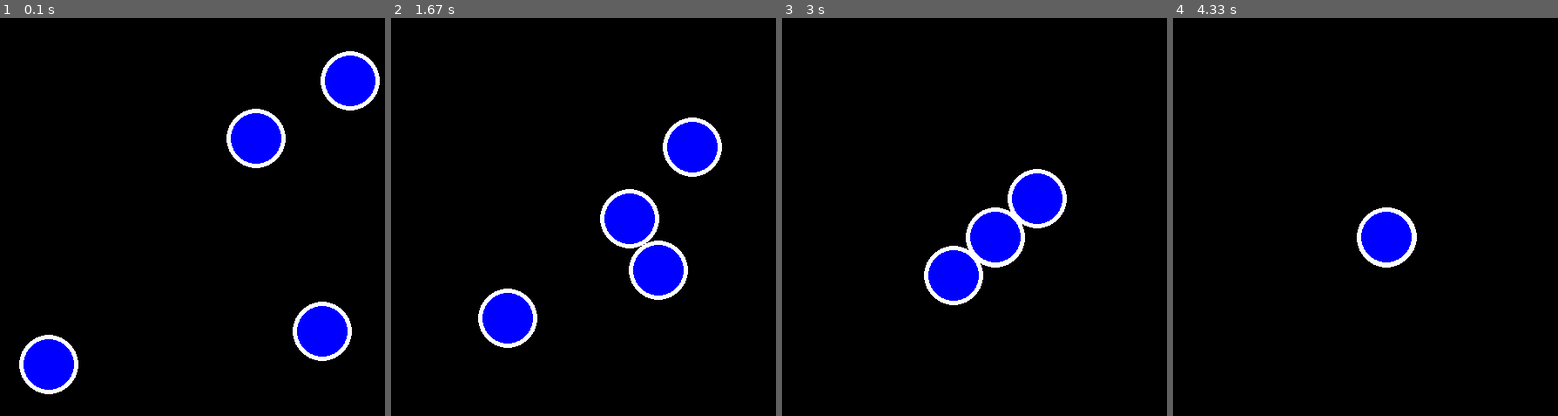
Above: before the commit, frames 1-4 (left to right).
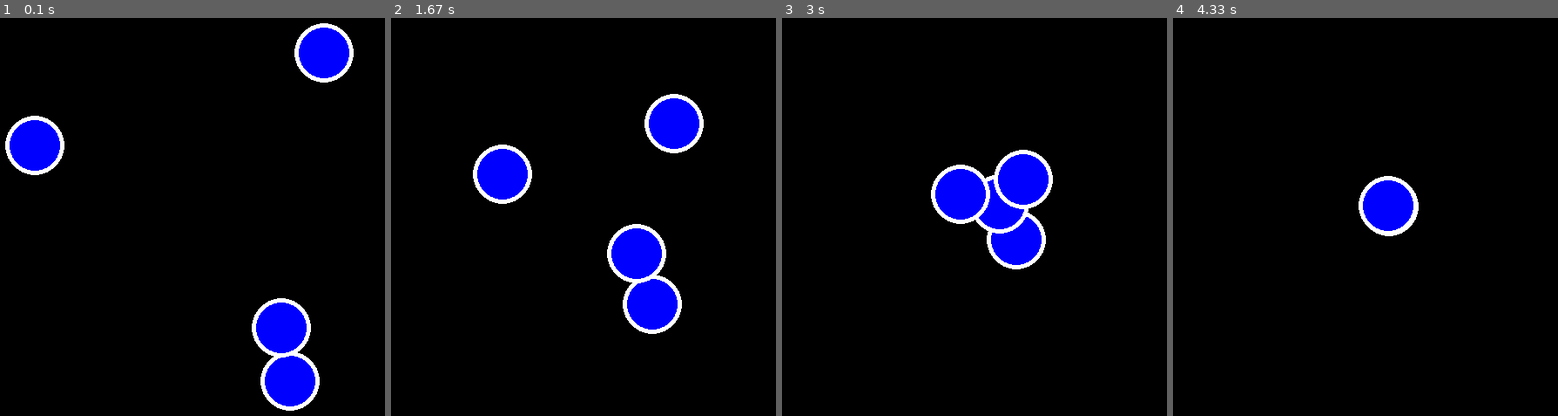
Above: after the commit, the same moments.

Repository: lnyaki/neural_nets
Game: pygame game, started from src/pygameTest.py
Two runs of this game, one before a commit and one after it. Both use one fixed random seed, a clock stepped at 60 frames per second and the inputs below.
Inputs:
- Up to frame 1 (0.1 s): no input
- Up to frame 2 (1.67 s): no input
- Up to frame 3 (3 s): no input
- Up to frame 4 (4.33 s): no input

The runs differ from the first frame. In frame 1, 13% of the frame differs, in the area x 1-99%, y 1-99%; in frame 2, 10%; in frame 3, 7.3%; in frame 4, 2.6%.

Commit message:
Last corrections before implementation of layers

Diff:
--- a/src/artificialNeuron.py
+++ b/src/artificialNeuron.py
@@ -46,8 +46,9 @@
 		#if(self.minimalMovementAchieved(self.futureMove) and vectorOperations.vectorBiggerThan(self.futureMove,(1,1))):
 		if(self.minimalMovementAchieved(self.futureMove)):
 
+			roundingDecimals = 2
 
-			if not vectorOperations.isOppositeVector(self.previousMovement,self.futureMove):
+			if not vectorOperations.isOppositeVector(self.previousMovement,self.futureMove, roundingDecimals):
 				print("Not opposite "+str(self.previousMovement)+" "+str(self.futureMove))
 
 				newPosition 	= vectorOperations.roundVector(self.addVector(self.futureMove),self.numberOfDecimals)
--- a/src/pygameTest.py
+++ b/src/pygameTest.py
@@ -12,19 +12,21 @@
 	gameDisplay 	= initializeGameDisplay()
 	pixelArray 		= pygame.PixelArray(gameDisplay)
 
-	neurons 		= generateNeurons(totalNeurons)
+	neurons 		= testGenerateNeurons2(totalNeurons)
 
 	drawNeurons(gameDisplay, neurons)
 
 	i = 0
+
 	while True:
 
-
-		if i >= 10000 : continue
+		if i >= 30000 : continue
 
 		i += 1
+
 		print("*************************************************")
 		gameDisplay.fill((0,0,0))
+
 		manageGameEvents(pygame)
 
 		setNeuronMovements(neurons)
@@ -36,6 +38,24 @@
 		pygame.display.update()
 		print("-- --")
 
+def testGenerateNeurons(whatever):
+	neurons = []
+
+	neurons.append(ArtificialNeuron( (400,200) ,1))
+	neurons.append(ArtificialNeuron( (400,400) ,2))
+	neurons.append(ArtificialNeuron( (400,100) ,3))
+	neurons.append(ArtificialNeuron( (100,200) ,4))
+
+	return neurons
+
+def testGenerateNeurons2(whatever):
+	neurons = []
+
+	neurons.append(ArtificialNeuron( (410,501) ,1))
+	neurons.append(ArtificialNeuron( (400,440) ,2))
+	neurons.append(ArtificialNeuron( (450,107) ,3))
+	neurons.append(ArtificialNeuron( (104,218) ,4))
+	return neurons
 
 def setNeuronMovements(neurons):
 
@@ -49,12 +69,6 @@
 
 	movementAngle 		= vectorOperations.getVectorAngle(finalGravityVector)
 	distanceScalar		= vectorOperations.getScalarDistance(finalGravityVector)
-	'''multiplier = 10/distanceScalar
-	movementVector = scalarVectorMultiplication(finalGravityVector, multiplier)
-
-	print(" *** Distance scalar : "+str(distanceScalar))
-	print(" *** MOVEMENT : "+ str(movementVector))
-	'''
 
 	movementDistance = 1
 
--- a/src/vectorOperations.py
+++ b/src/vectorOperations.py
@@ -44,12 +44,12 @@
 	for neuron in neuronList:
 		if originalNeuron.id == neuron.id : continue
 
-		gravityVector = computeSingleGravityVector(originalNeuron,neuron)
+		gravityVector = getVectorDistance(originalNeuron,neuron)
 		allGravityVectors.append(gravityVector)
 
 	return allGravityVectors
 
-def computeSingleGravityVector(neuron1,neuron2):
+def getVectorDistance(neuron1,neuron2):
 	decimals = 4
 	distanceVector 	= getDistanceVector(neuron1,neuron2)
 	distanceScalar	= getScalarDistance(distanceVector)
@@ -64,15 +64,15 @@
 def vectorBiggerThan(vector1,vector2):
 	vector1 = absoluteValueVector(vector1)
 	vector2 = absoluteValueVector(vector2)
-	return (vector1[0]> vector2[0]) or (vector1[1] < vector2[1])
+	return (vector1[0]> vector2[0]) or (vector1[1] > vector2[1])
 
 def absoluteValueVector(vector):
 	return (absoluteValue(vector[0]), absoluteValue(vector[1]))
 def absoluteValue(number):
 	return math.sqrt(number ** 2)
 
-def isOppositeVector(vector1, vector2):
-	return (vector1[0] + vector2[0] == 0) and (vector1[1] + vector2[1] == 0)
+def isOppositeVector(vector1, vector2, rounding = 4):
+	return (round(vector1[0],rounding) + round(vector2[0], rounding) == 0) and (round(vector1[1], rounding) + round(vector2[1],rounding) == 0)
 
 def divideVectorBy(vector, divider):
 	return (vector[0]/divider, vector[1]/divider)
